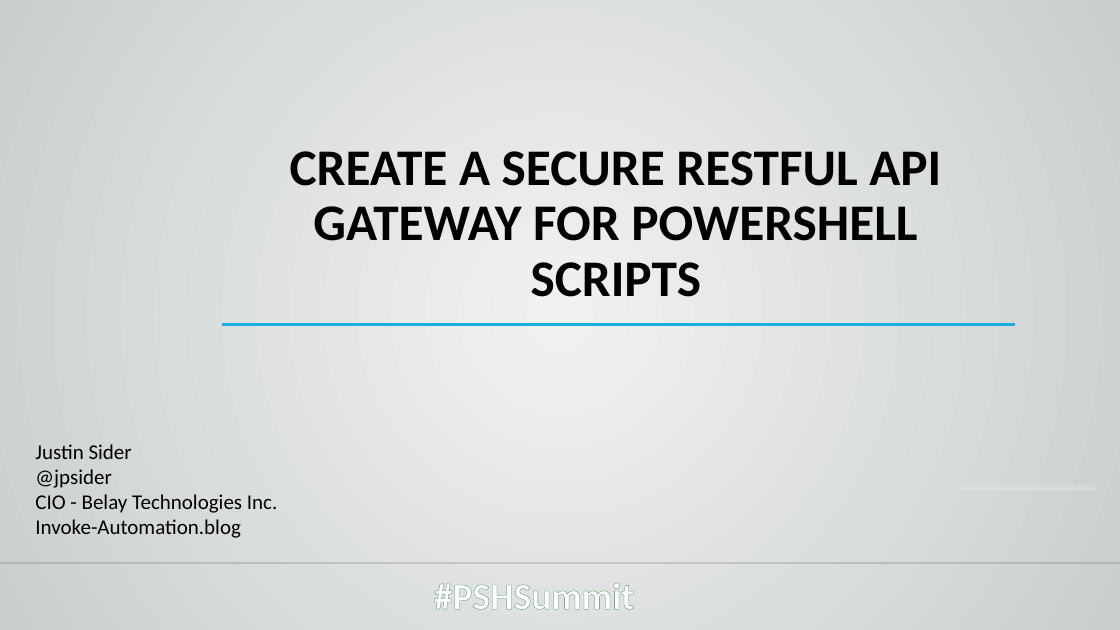
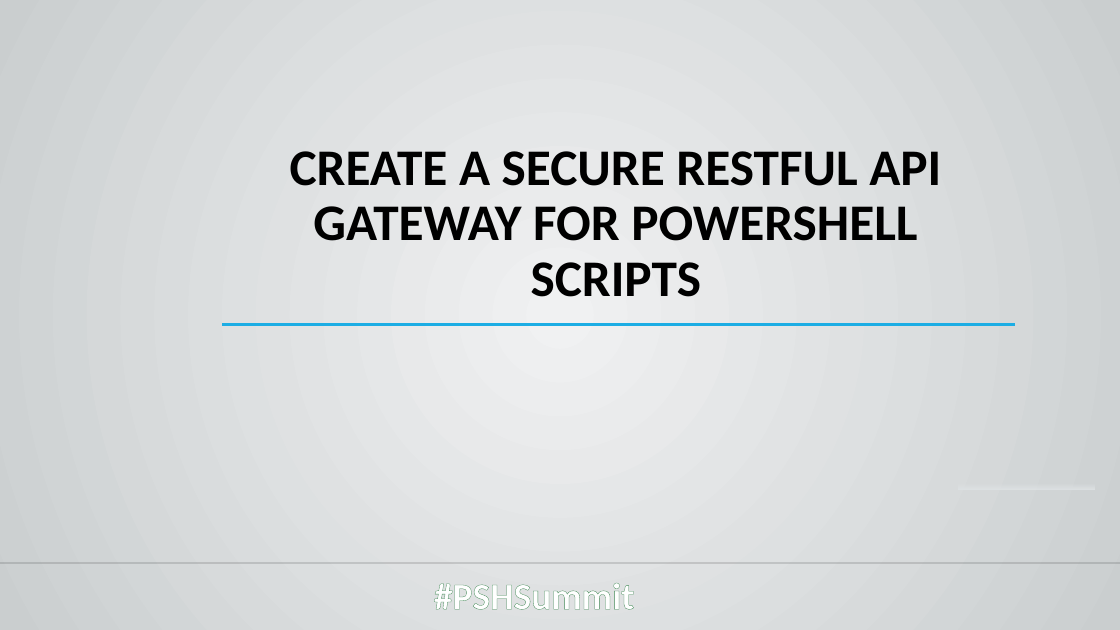
Before and after one commit to jpsider/Invoke-Automation, a slide deck: slide 1 of Powershell/PowerShellConference2022/Sider_PSConf_2022.pptx. Drawn at 1120x630 pixels with LibreOffice and Linux fonts; fonts in the diff are those of the drawing; background and template pictures are left out. Boxes give left, top, right and bottom in pixels: in the first picture for what was removed or moved away, otherwise in the second. Text is boxed around its words. In the diff, an @@ line names an element or a change of style, - is before the commit and + after.

```diff
--- a/Powershell/PowerShellConference2022/Sider_PSConf_2022.pptx
+++ b/Powershell/PowerShellConference2022/Sider_PSConf_2022.pptx
@@ text removed at (35,444,277,538) @@
-Justin Sider
-@jpsider
-CIO - Belay Technologies Inc.
-Invoke-Automation.blog
```
Also in this commit, not shown: 3 other slides changed, 1 slide added, 3 other files.
